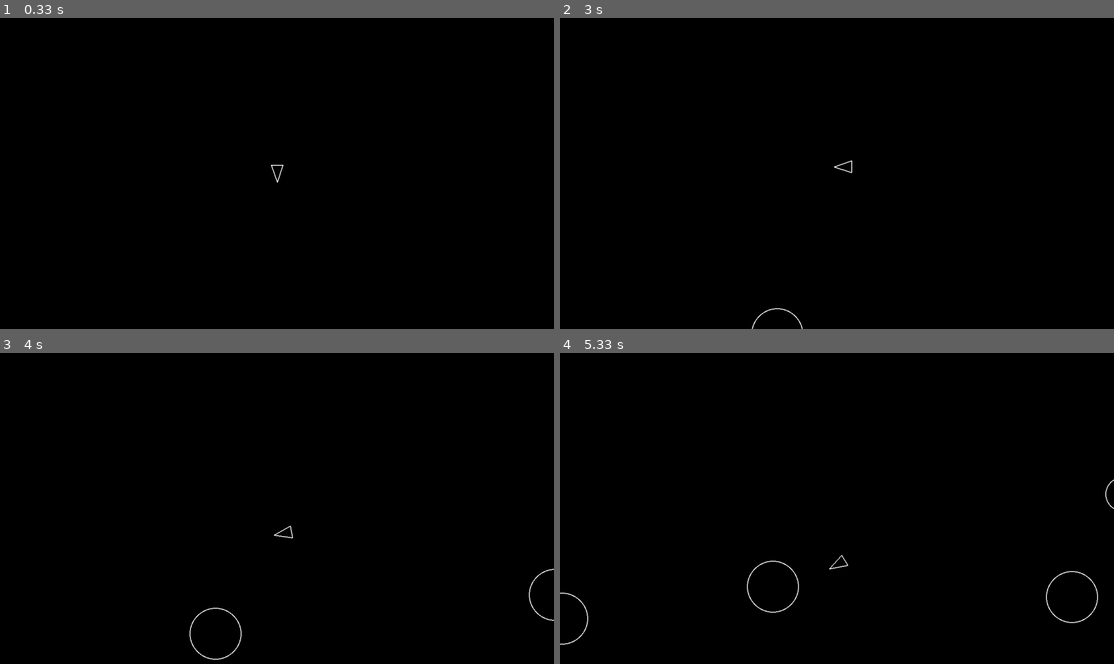
Above: before the commit, frames 1-4 (two rows, left to right).
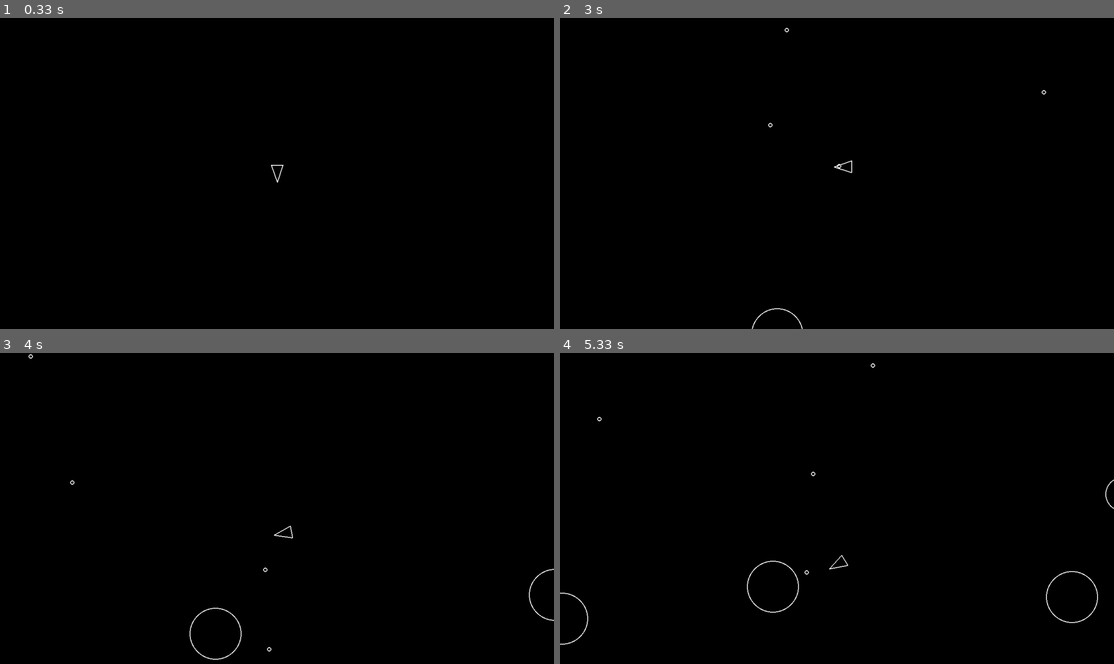
Above: after the commit, the same moments.

Repository: robertstump/pygameAsteroids
Game: pygame game, started from main.py
Two runs of this game, one before a commit and one after it. Both use one fixed random seed, a clock stepped at 60 frames per second and the inputs below.
Inputs:
- Up to frame 1 (0.33 s): no input
- Up to frame 2 (3 s): tap Space at 0.33, 0.73, 1.03, 1.23, 1.57, 1.87, 2.07, 2.37, 2.63, 2.97 s; hold D 0.67-1.13 s; hold W 1.17-1.47 s; hold D 1.5-1.97 s; hold A 2-2.53 s; hold S 2.57-2.87 s; hold A from 2.9 s (still down)
- Up to frame 3 (4 s): tap Space at 3.27, 3.4, 3.8 s; release A at 3.3 s; hold W 3.33-3.7 s; hold D from 3.73 s (still down)
- Up to frame 4 (5.33 s): tap Space at 4.1, 4.47, 4.87, 5.17 s; release D at 4.37 s; hold S 4.4-4.77 s; hold A 4.8-5.27 s; hold D from 5.3 s (still down)

Frame 1 is identical in both runs. In frame 2, less than 0.1% of the frame differs, in the area x 37-88%, y 3-49%; in frame 3, less than 0.1%; in frame 4, less than 0.1%, in the area x 6-57%, y 3-72%.

Commit message:
Bullets and shot cooldown

Diff:
--- a/constants.py
+++ b/constants.py
@@ -9,3 +9,6 @@
 PLAYER_RADIUS = 20
 PLAYER_TURN_SPEED = 300
 PLAYER_SPEED = 200
+
+SHOT_RADIUS = 5
+PLAYER_SHOT_SPEED = 500
--- a/main.py
+++ b/main.py
@@ -4,6 +4,7 @@
 from player import Player
 from asteroid import Asteroid
 from asteroidField import AsteroidField
+from shoot import Shot
 
 def main():
     pygame.init()
@@ -15,10 +16,12 @@
     updatable = pygame.sprite.Group()
     drawable = pygame.sprite.Group()
     asteroids = pygame.sprite.Group()
+    shots = pygame.sprite.Group()
 
     AsteroidField.containers = (updatable)
     Asteroid.containers = (updatable, drawable, asteroids)
     Player.containers = (updatable, drawable)
+    Shot.containers = (updatable, drawable, shots)
 
     player = Player(SCREEN_WIDTH / 2, SCREEN_HEIGHT / 2)
     asteroidField = AsteroidField()
@@ -29,6 +32,7 @@
                 return
 
         updatable.update(dt)
+
         for asteroid in asteroids:
             if asteroid.checkCollisions(player):
                 print("Game Over")
--- a/player.py
+++ b/player.py
@@ -1,10 +1,13 @@
 import pygame
 import sys
 from circleShape import CircleShape
+from shoot import Shot
 from constants import PLAYER_RADIUS
 from constants import PLAYER_TURN_SPEED
 from constants import PLAYER_SPEED
+from constants import PLAYER_SHOT_SPEED
 
+PLAYER_SHOOT_COOLDOWN = 0.3
 PLAYER_LINE_WIDTH = 2
 PI = 3.1415927
 
@@ -12,6 +15,7 @@
     def __init__(self, x, y):
         super().__init__(x, y, PLAYER_RADIUS)
         self.rotation = 0
+        self.cooldown = 0
 
     def triangle(self):
         forward = pygame.Vector2(0, 1).rotate(self.rotation)
@@ -28,6 +32,8 @@
         self.rotation = (self.rotation + PLAYER_TURN_SPEED * dt) % 360
 
     def update(self, dt):
+        self.cooldown -= dt
+
         keys = pygame.key.get_pressed()
 
         if keys[pygame.K_a]:
@@ -35,6 +41,10 @@
 
         if keys[pygame.K_d]:
             self.rotate(dt)
+
+        if keys[pygame.K_SPACE] and self.cooldown <= 0:
+            self.shoot(dt)
+            self.cooldown = PLAYER_SHOOT_COOLDOWN
 
         if keys[pygame.K_w]:
             self.move(dt)
@@ -45,6 +55,12 @@
         if keys[pygame.K_ESCAPE]:
             pygame.quit()
             sys.exit()
+
+    def shoot(self, dt):
+        velocity = pygame.Vector2(0, 1)
+        velocity = velocity.rotate(self.rotation)
+        velocity = PLAYER_SHOT_SPEED * velocity * dt
+        shot = Shot(self.position.x, self.position.y, self.radius, velocity)
 
     def move(self, dt):
         move_vector = pygame.Vector2(0, 1)
--- /dev/null
+++ b/shoot.py
@@ -0,0 +1,18 @@
+import pygame
+from circleShape import CircleShape
+from constants import SHOT_RADIUS
+
+SHOT_LINE_WIDTH = 2
+
+class Shot(CircleShape):
+    def __init__(self, x, y, radius, velocity):
+        super().__init__(x, y, radius)
+        self.position = pygame.Vector2(x, y)
+        self.radius = SHOT_RADIUS
+        self.velocity = velocity
+
+    def draw(self, screen):
+        pygame.draw.circle(screen, "white", self.position, self.radius, SHOT_LINE_WIDTH)
+
+    def update(self, dt):
+        self.position += self.velocity
